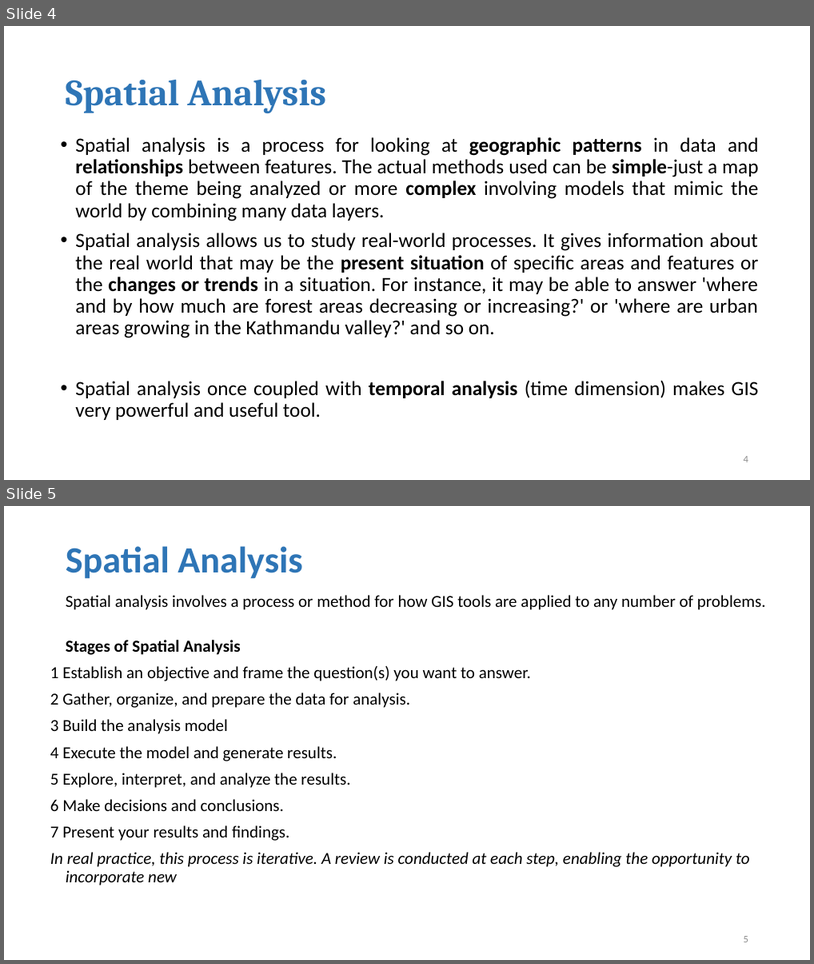
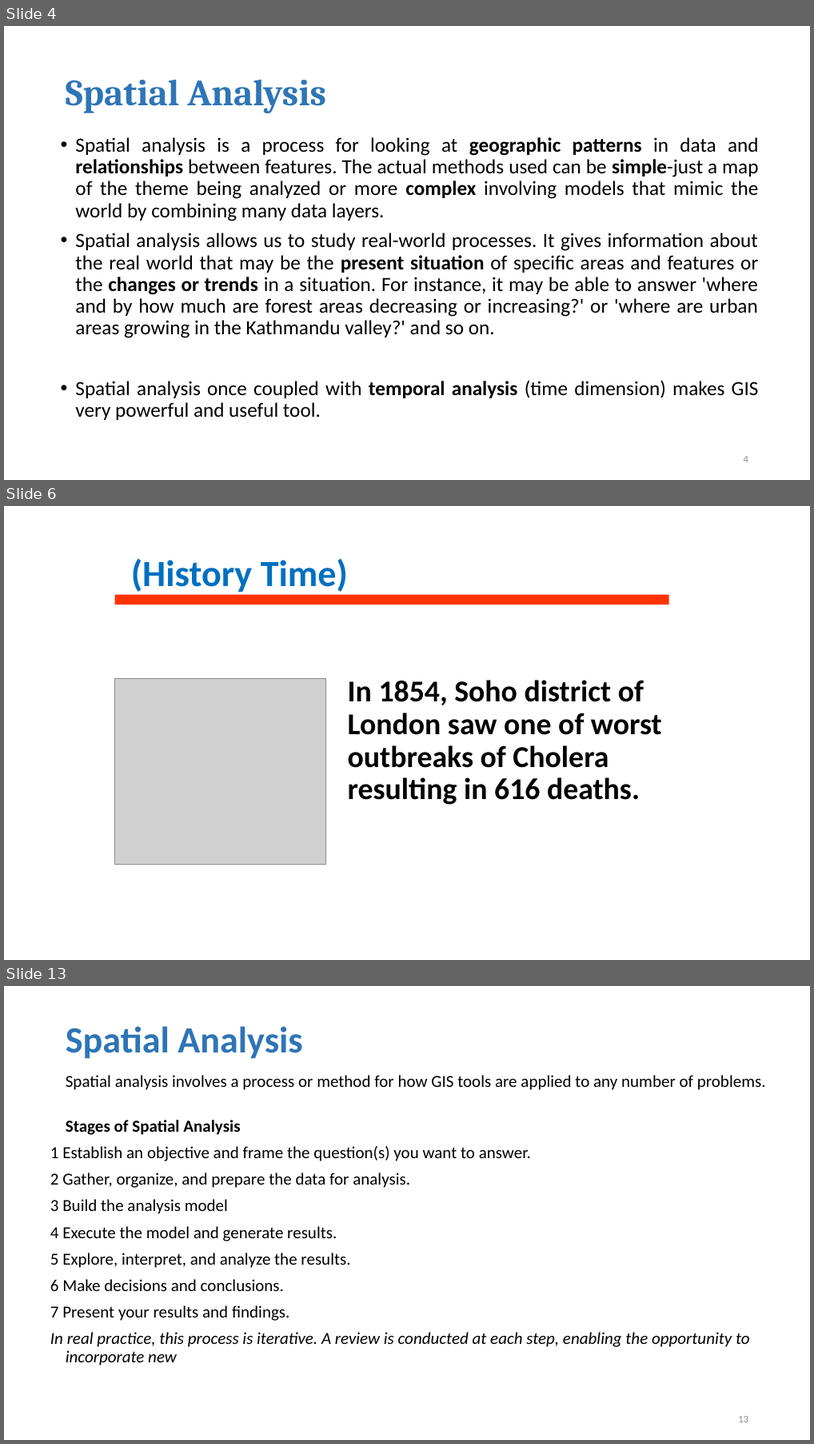
Before and after one commit to geo-canvas/geohydroinformatics, a slide deck: lectures/e) Spatial Analysis/Spatial Analysis.pptx. Shown one above the other, each under a label of ours: slides 4 and 5 before the commit, slides 4, 6 and 13 after it; the slides between them are not shown. The pictures are 814x964 and 814x1444 pixels, drawn with LibreOffice and Linux fonts; fonts in the diff are those of the drawing; grey boxes stand for pictures. Boxes give left, top, right and bottom in pixels: in the first picture for what was removed or moved away, otherwise in the second. Text is boxed around its words. In the diff, an @@ line names an element or a change of style, - is before the commit and + after.

```diff
--- a/lectures/e) Spatial Analysis/Spatial Analysis.pptx
+++ b/lectures/e) Spatial Analysis/Spatial Analysis.pptx
@@ slide 6 added at [4,506,810,960], background #FFFFFF @@
@@ title added at [131,559,348,595], 44 pt, text #0070C0, bold @@
+(History Time)
@@ rectangle added at [114,594,670,604], fill #FF3300 @@
@@ picture added at [114,679,326,864] @@
@@ text added at [348,680,662,804], 36 pt, text #000000, bold @@
+In 1854, Soho district of London saw one of worst outbreaks of Cholera resulting in 616 deaths.
@@ what was slide 5 is now slide 13 @@
@@ page number at [738,1416,749,1422]: text changed @@
-5
+13
```
Also in this commit, not shown: 1 slide changed, 8 other slides added, 6 other files.
